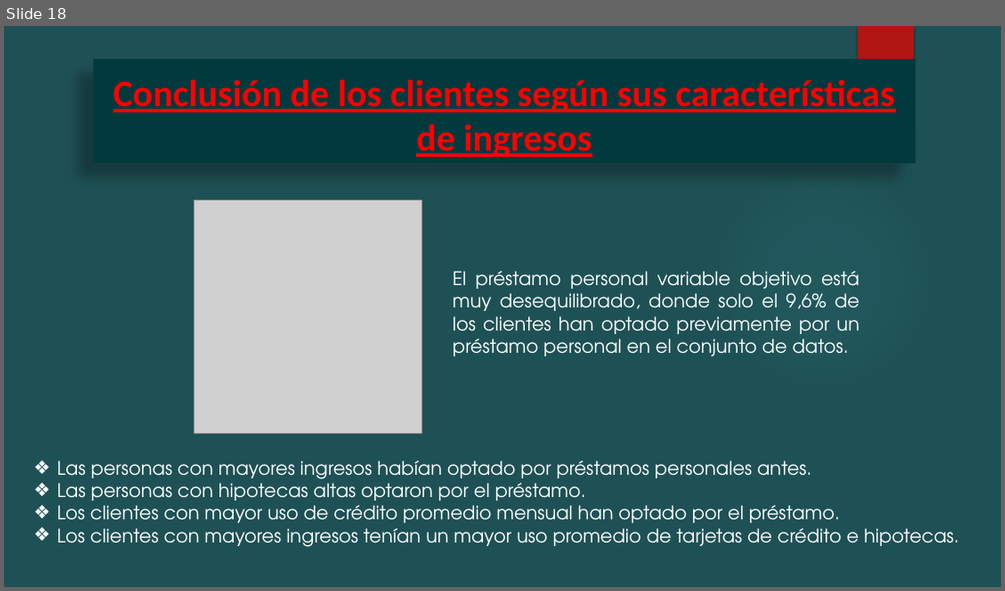
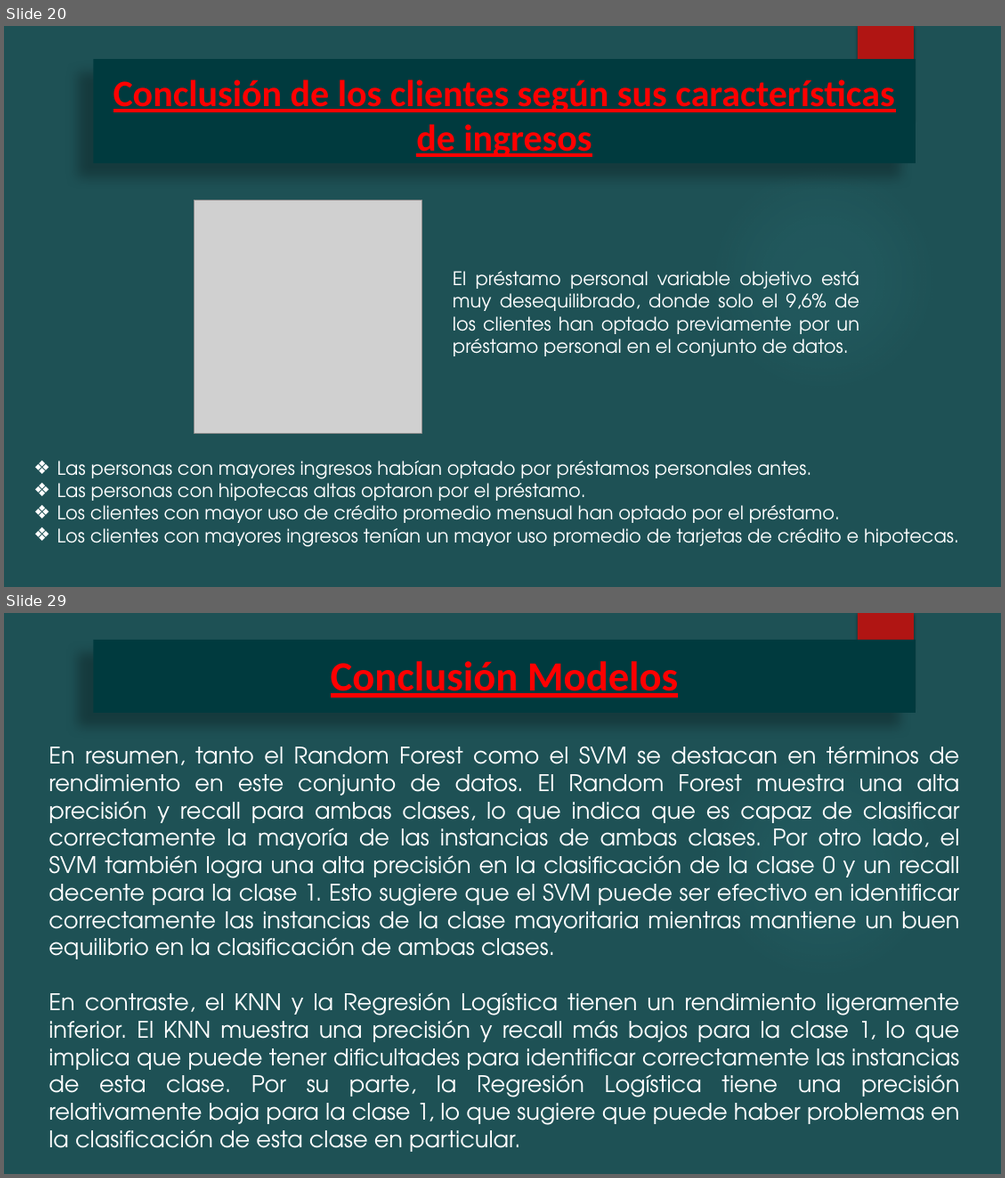
Before and after one commit to Augustobar1991/Proyecto-Coderhouse-Data-Science, a slide deck: Bank/Entrega/Modelado de Prestamos Personales Thera Bank.pptx. Shown one above the other, each under a label of ours: slide 18 before the commit, slides 20 and 29 after it; the slides between them are not shown. The pictures are 1005x591 and 1005x1178 pixels, drawn with LibreOffice and Linux fonts; fonts in the diff are those of the drawing; grey boxes stand for pictures; background and template pictures are left out. Boxes give left, top, right and bottom in pixels: in the first picture for what was removed or moved away, otherwise in the second. Text is boxed around its words. In the diff, an @@ line names an element or a change of style, - is before the commit and + after.

```diff
--- a/Bank/Entrega/Modelado de Prestamos Personales Thera Bank.pptx
+++ b/Bank/Entrega/Modelado de Prestamos Personales Thera Bank.pptx
@@ slide 29 added at box(4, 613, 1001, 1174), background #1E5155; not listed: 2 template elements that a slide beside it also shows @@
@@ title added at box(93, 639, 914, 713), fill #003A3E, 40 pt, text #FF0000, bold, underline @@
+Conclusión Modelos
@@ text added at box(48, 746, 960, 1151), 22 pt, text #FFFFFF @@
+En resumen, tanto el Random Forest como el SVM se destacan en términos de rendimiento en este conjunto de datos. El Random Forest muestra una alta precisión y recall para ambas clases, lo que indica que es capaz de clasificar correctamente la mayoría de las instancias de ambas clases. Por otro lado, el SVM también logra una alta precisión en la clasificación de la clase 0 y un recall decente para la clase 1. Esto sugiere que el SVM puede ser efectivo en identificar correctamente las instancias de la clase mayoritaria mientras mantiene un buen equilibrio en la clasificación de ambas clases.
+En contraste, el KNN y la Regresión Logística tienen un rendimiento ligeramente inferior. El KNN muestra una precisión y recall más bajos para la clase 1, lo que implica que puede tener dificultades para identificar correctamente las instancias de esta clase. Por su parte, la Regresión Logística tiene una precisión relativamente baja para la clase 1, lo que sugiere que puede haber problemas en la clasificación de esta clase en particular.
@@ what was slide 18 is now slide 20 @@
```
Also in this commit, not shown: 10 slides changed, 14 other slides added, 2 other files.
